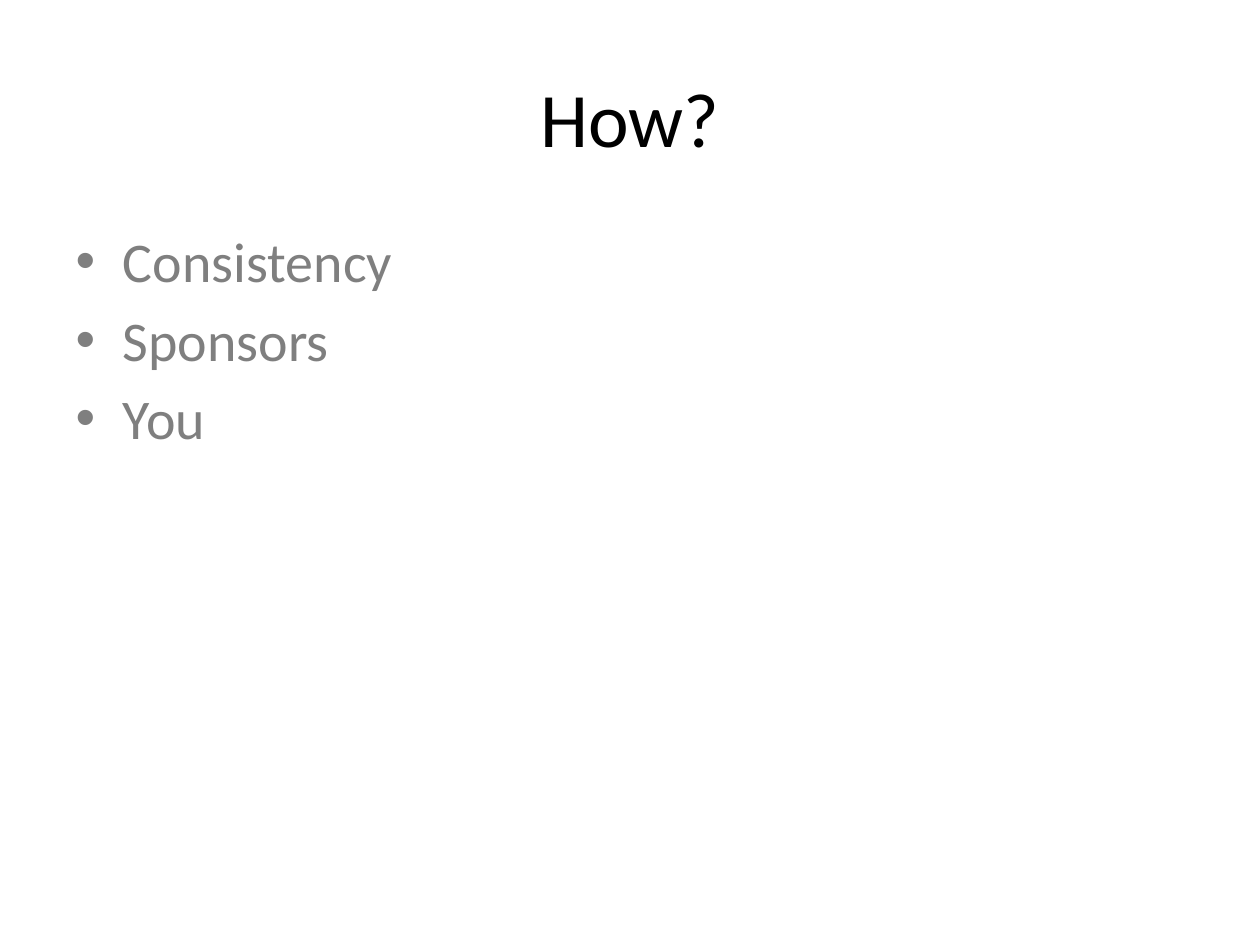
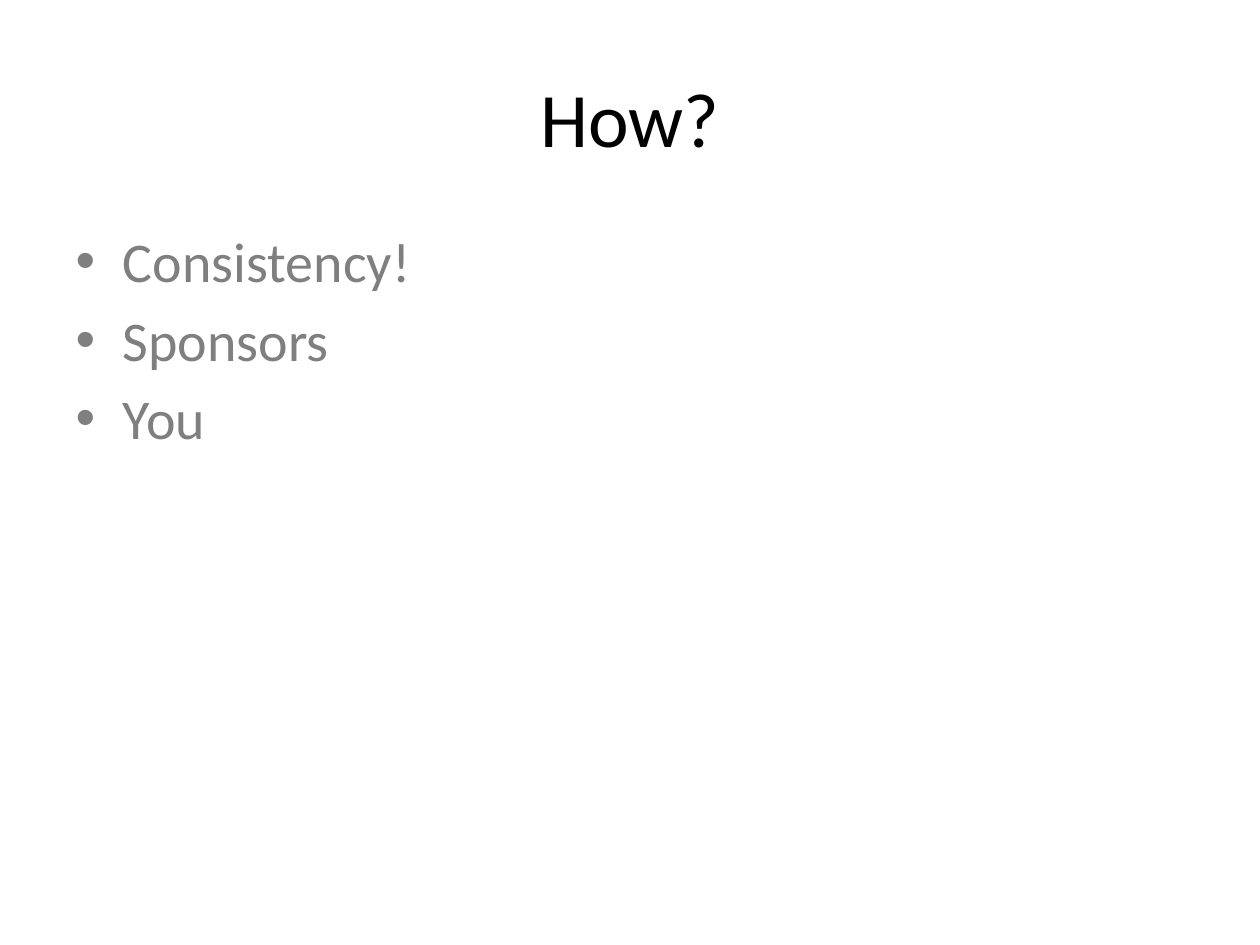
Before and after one commit to DCPython/generic-meetup-slides, a slide deck: slide 17 of DC Python Generic Meetup Slides.pptx (slide 4 before the commit). Drawn at 1260x945 pixels with LibreOffice and Linux fonts; fonts in the diff are those of the drawing. Boxes give left, top, right and bottom in pixels: in the first picture for what was removed or moved away, otherwise in the second. Text is boxed around its words. In the diff, an @@ line names an element or a change of style, - is before the commit and + after.

```diff
--- a/DC Python Generic Meetup Slides.pptx
+++ b/DC Python Generic Meetup Slides.pptx
@@ text at <box>123,243,410,291</box>: text changed @@
-• Consistency
+• Consistency!
```
Also in this commit, not shown: 2 other slides changed, 13 slides added.
